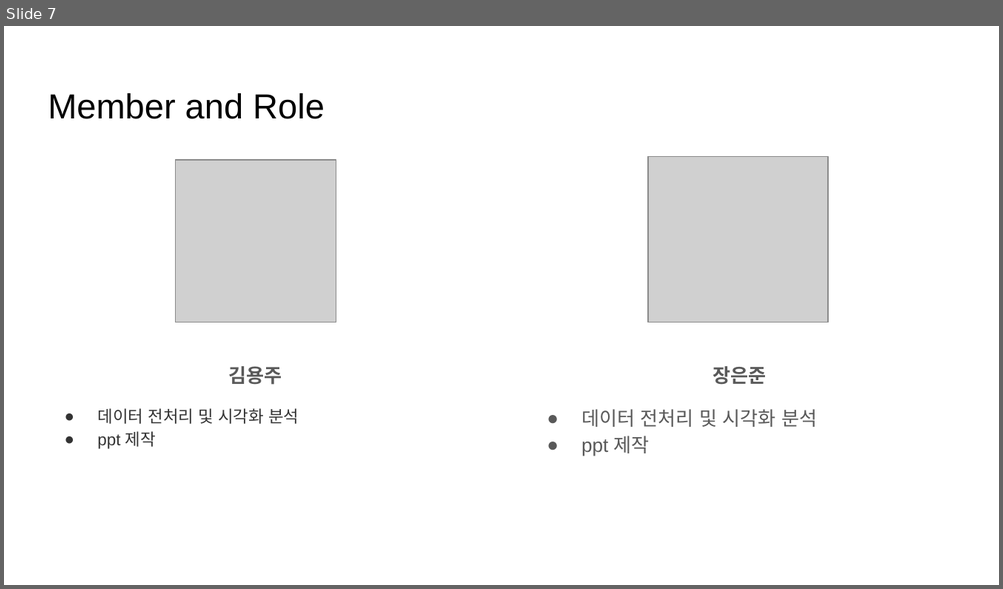
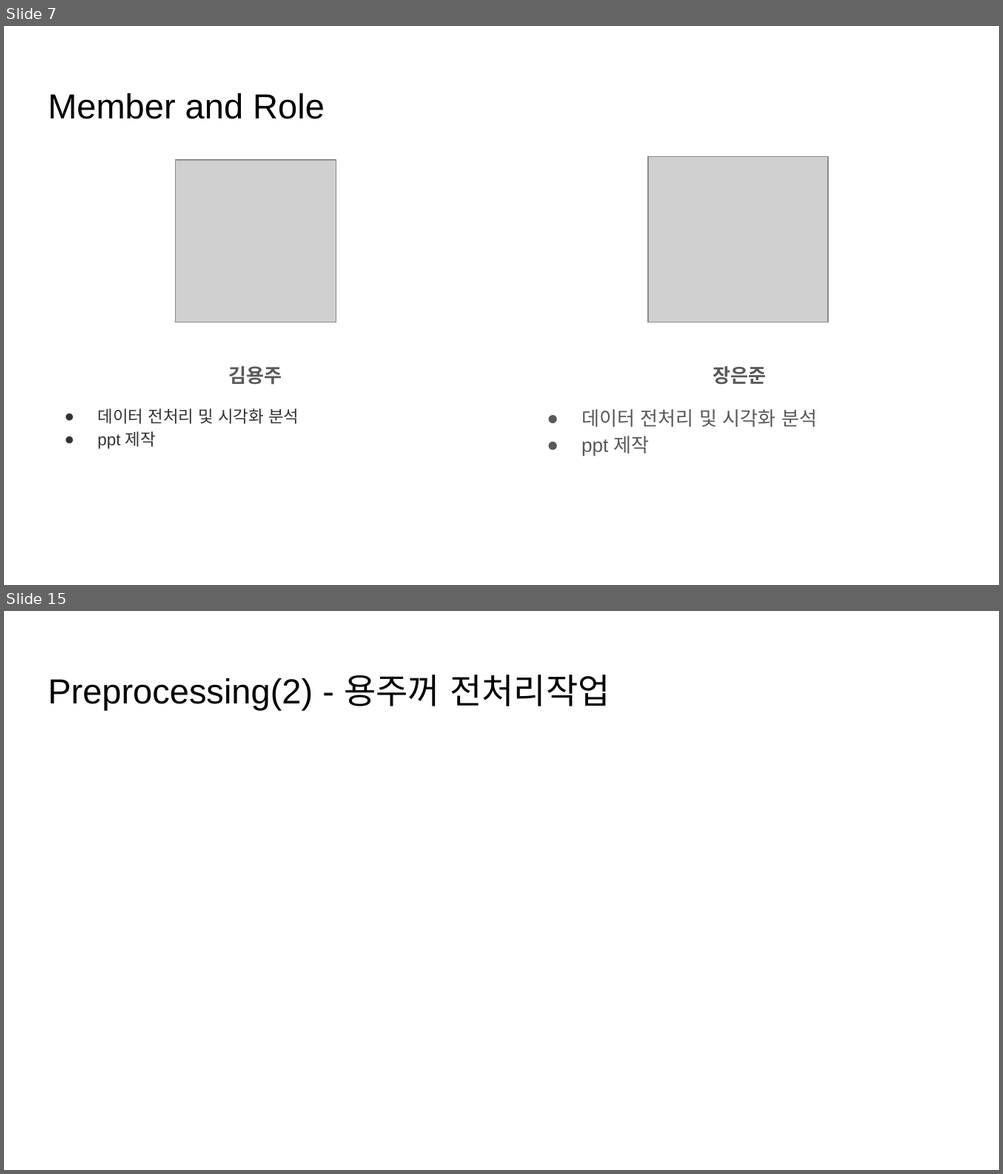
Before and after one commit to kurt7191/covid19, a slide deck: docs/COVID19 데이터 분석 (1).pptx. Shown one above the other, each under a label of ours: slide 7 before the commit, slides 7 and 15 after it; the slides between them are not shown. The pictures are 1003x589 and 1003x1174 pixels, drawn with LibreOffice and Linux fonts; fonts in the diff are those of the drawing; grey boxes stand for pictures. Boxes give left, top, right and bottom in pixels: in the first picture for what was removed or moved away, otherwise in the second. Text is boxed around its words. In the diff, an @@ line names an element or a change of style, - is before the commit and + after.

```diff
--- a/docs/COVID19 데이터 분석 (1).pptx
+++ b/docs/COVID19 데이터 분석 (1).pptx
@@ slide 15 added at [4, 611, 999, 1170], background #FFFFFF @@
@@ title added at [48, 675, 609, 710], 25.2 pt, text #000000 @@
+Preprocessing(2) - 용주꺼 전처리작업
```
Also in this commit, not shown: 16 other slides added, 1 slide removed, 23 other files.
